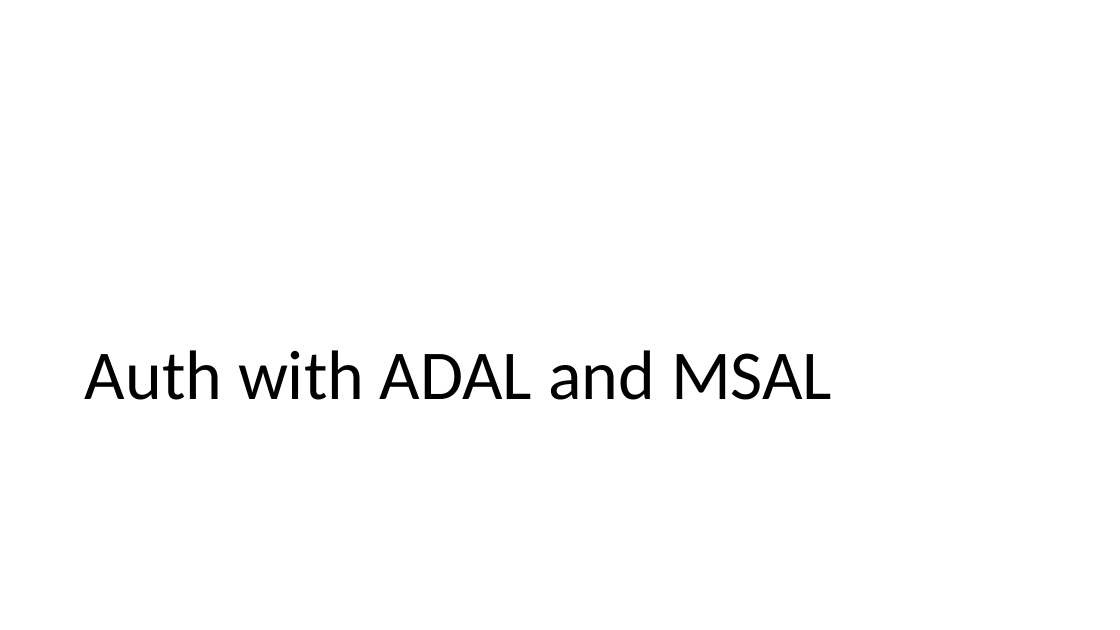
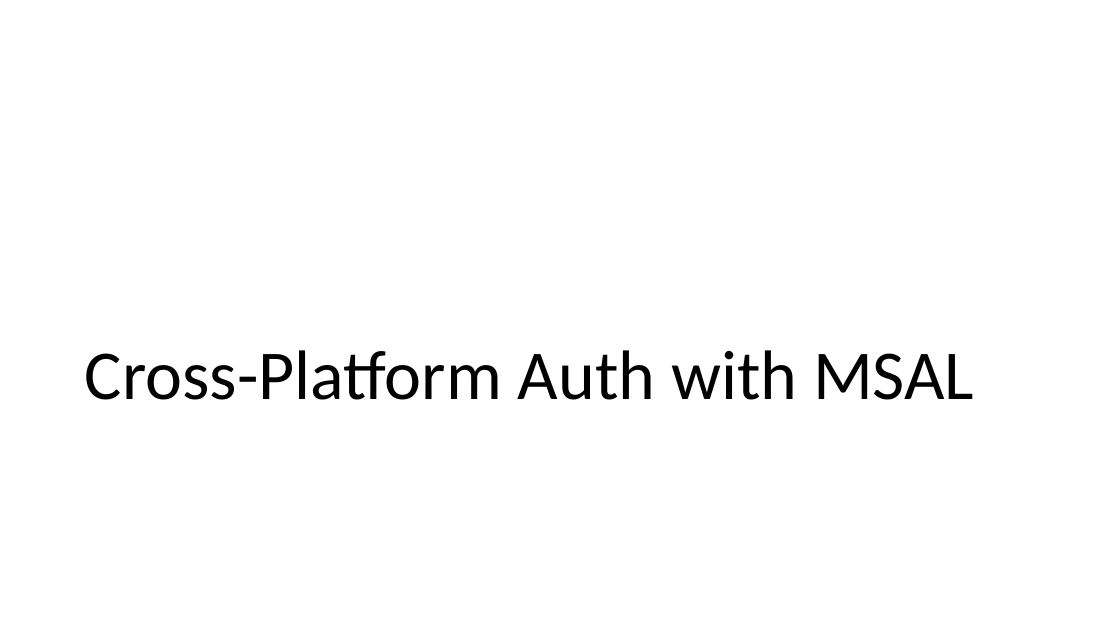
Before and after one commit to coatsy/xplat-graph, a slide deck: slide 14 of Presentation/xplat-graph.pptx. Drawn at 1120x630 pixels with LibreOffice and Linux fonts; fonts in the diff are those of the drawing. Boxes give left, top, right and bottom in pixels: in the first picture for what was removed or moved away, otherwise in the second. Text is boxed around its words. In the diff, an @@ line names an element or a change of style, - is before the commit and + after.

```diff
--- a/Presentation/xplat-graph.pptx
+++ b/Presentation/xplat-graph.pptx
@@ title at (85,350,974,400): text changed @@
-Auth with ADAL and MSAL
+Cross-Platform Auth with MSAL
```
Also in this commit, not shown: 3 slides added, 3 other files.
